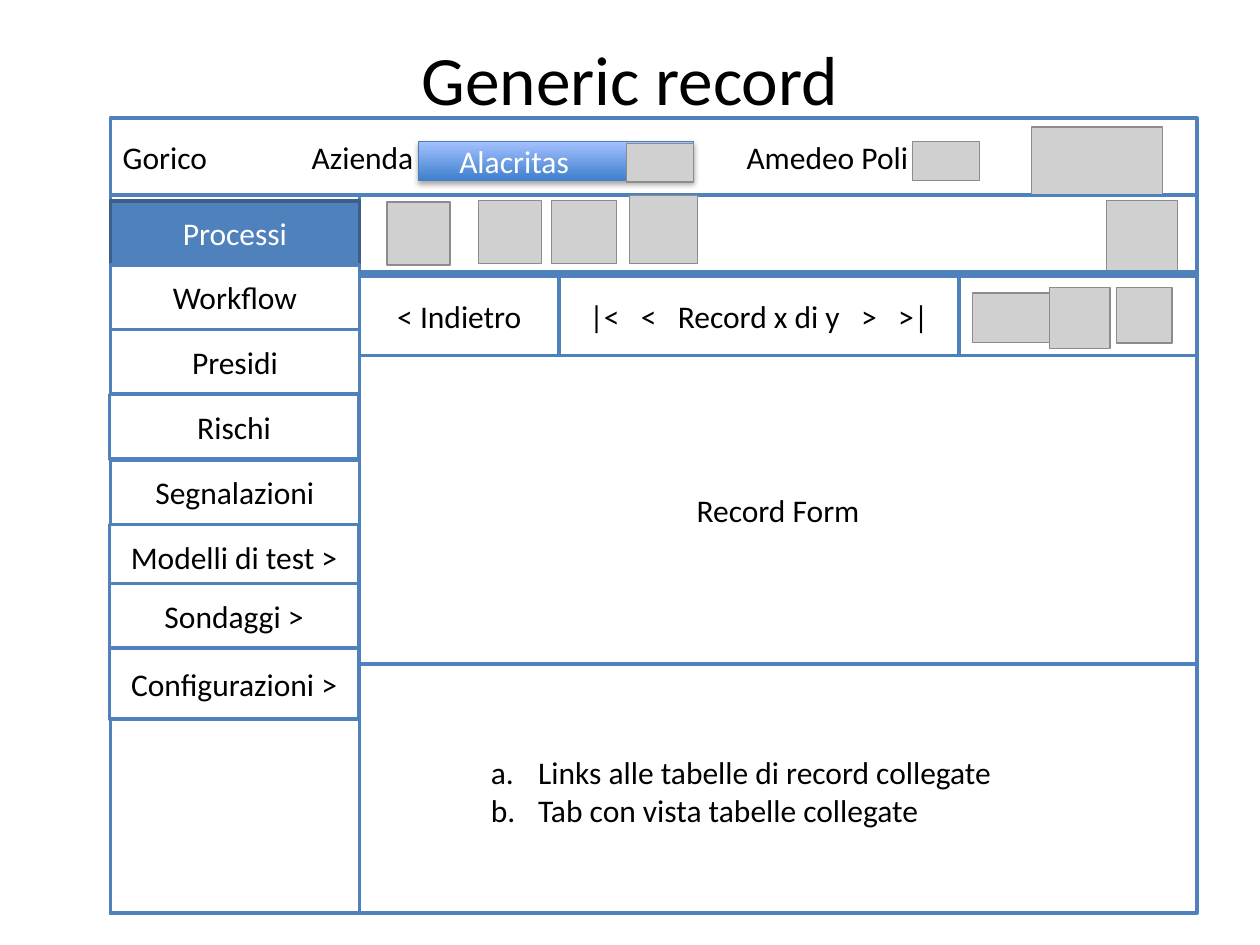
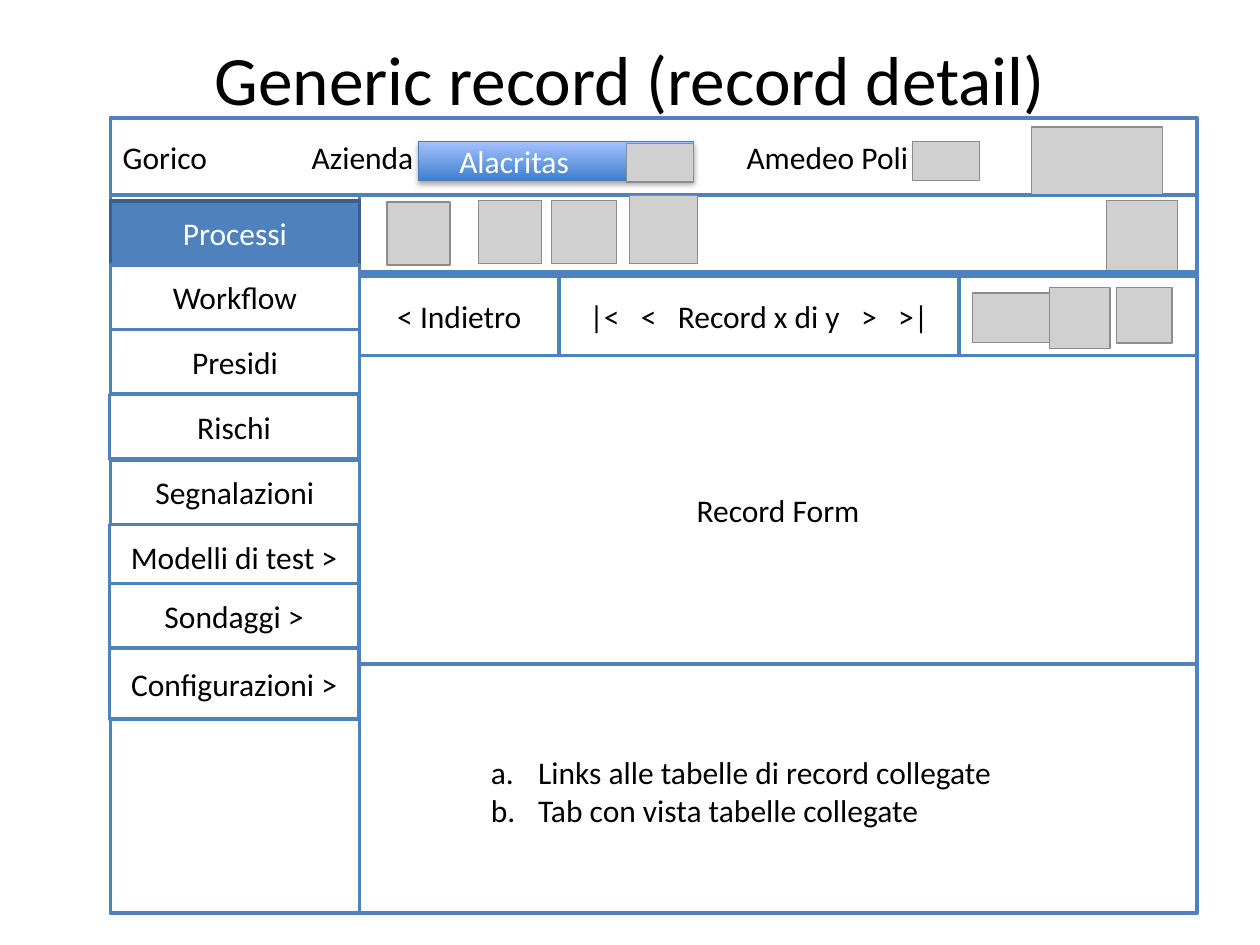
Before and after one commit to amepoli/onecompliance, a slide deck: slide 4 of user_stories.pptx (slide 5 before the commit). Drawn at 1260x945 pixels with LibreOffice and Linux fonts; fonts in the diff are those of the drawing; grey boxes stand for pictures. Boxes give left, top, right and bottom in pixels: in the first picture for what was removed or moved away, otherwise in the second. Text is boxed around its words. In the diff, an @@ line names an element or a change of style, - is before the commit and + after.

```diff
--- a/user_stories.pptx
+++ b/user_stories.pptx
@@ title at [215,54,1045,120]: text changed @@
-Generic record
+Generic record (record detail)
```
Also in this commit, not shown: 8 slides added, 1 slide removed, 2 other files.
